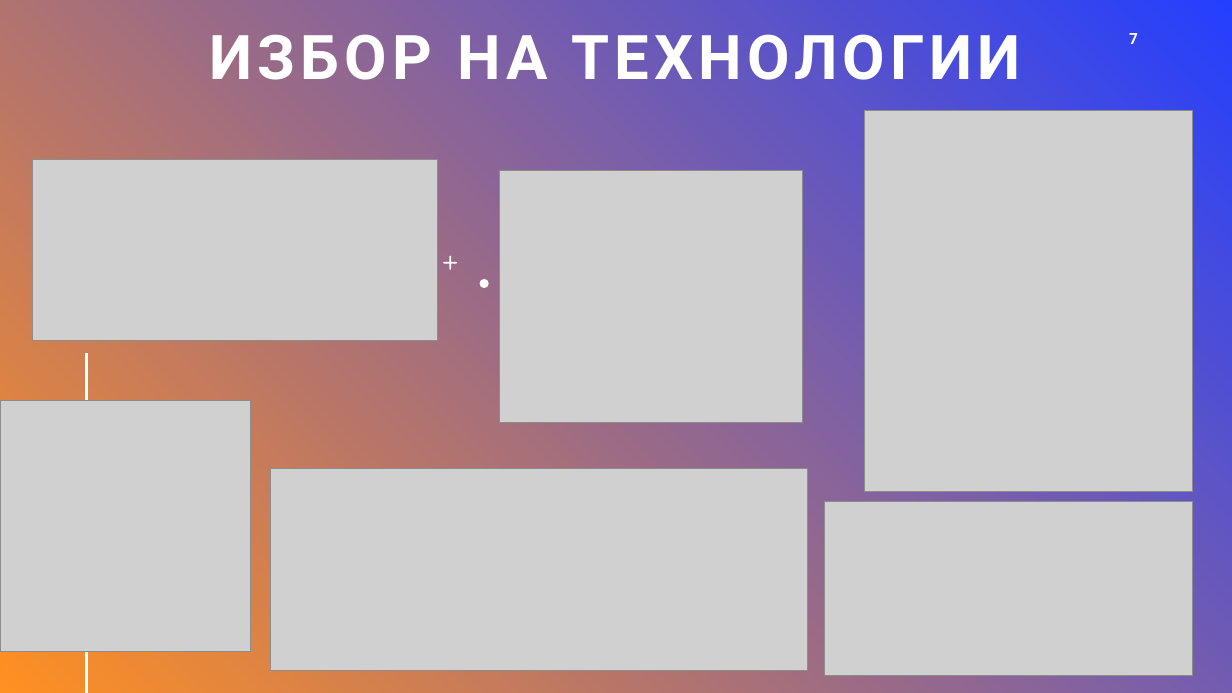
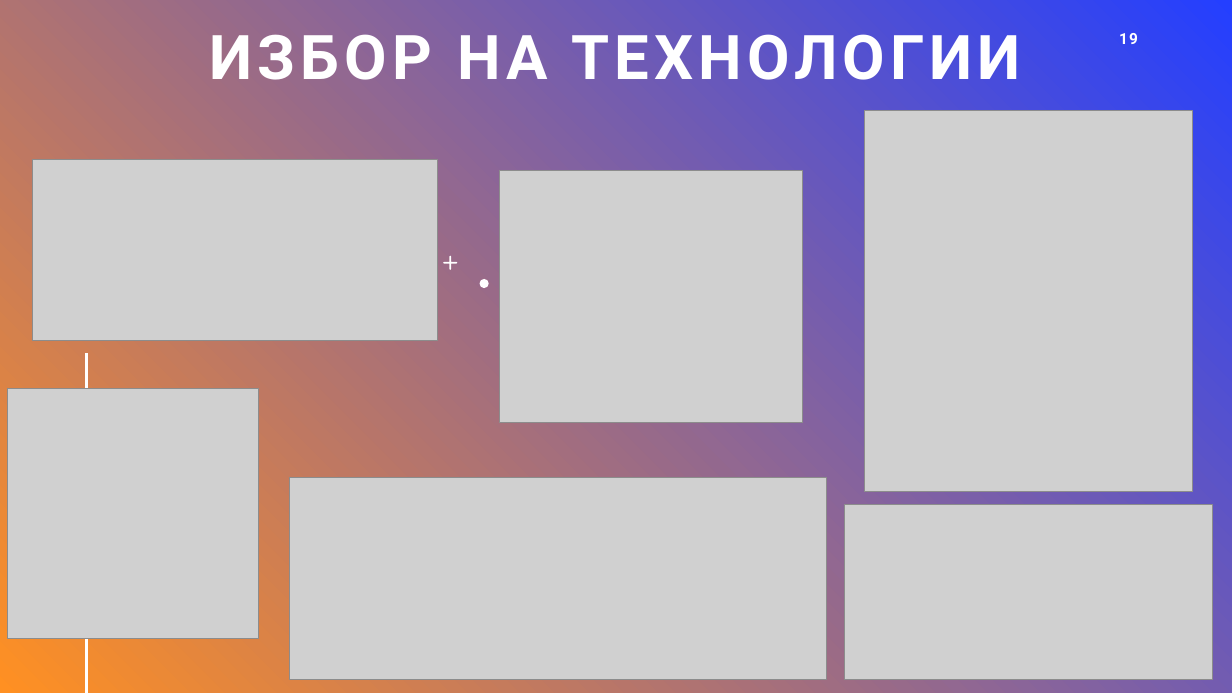
Before and after one commit to magopyan/Pocket-Finances, a slide deck: slide 19 of Documentation/Final Presentation/Presentation.pptx (slide 7 before the commit). Drawn at 1232x693 pixels with LibreOffice and Linux fonts; fonts in the diff are those of the drawing; grey boxes stand for pictures. Boxes give left, top, right and bottom in pixels: in the first picture for what was removed or moved away, otherwise in the second. Text is boxed around its words. In the diff, an @@ line names an element or a change of style, - is before the commit and + after.

```diff
--- a/Documentation/Final Presentation/Presentation.pptx
+++ b/Documentation/Final Presentation/Presentation.pptx
@@ page number at [1119,33,1138,44]: text changed @@
-7
+19
@@ picture: place and size @@
-picture at [0,401,250,652]
+picture at [8,388,259,639]
@@ picture: place and size @@
-picture at [271,470,808,671]
+picture at [289,478,826,679]
@@ picture: place and size @@
-picture at [825,502,1193,677]
+picture at [845,505,1213,679]
```
Also in this commit, not shown: 9 other slides changed, 4 slides added, 2 slides removed, 2 other files.
